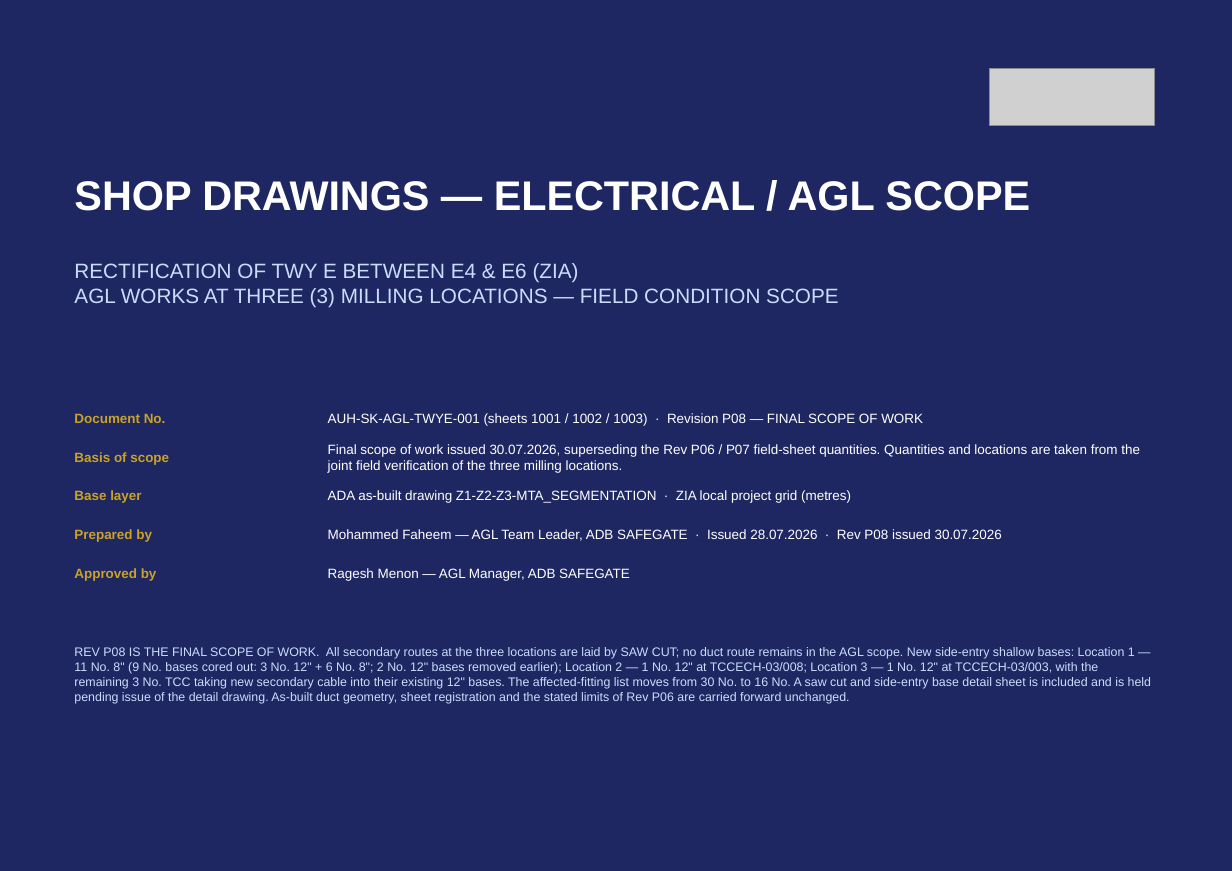
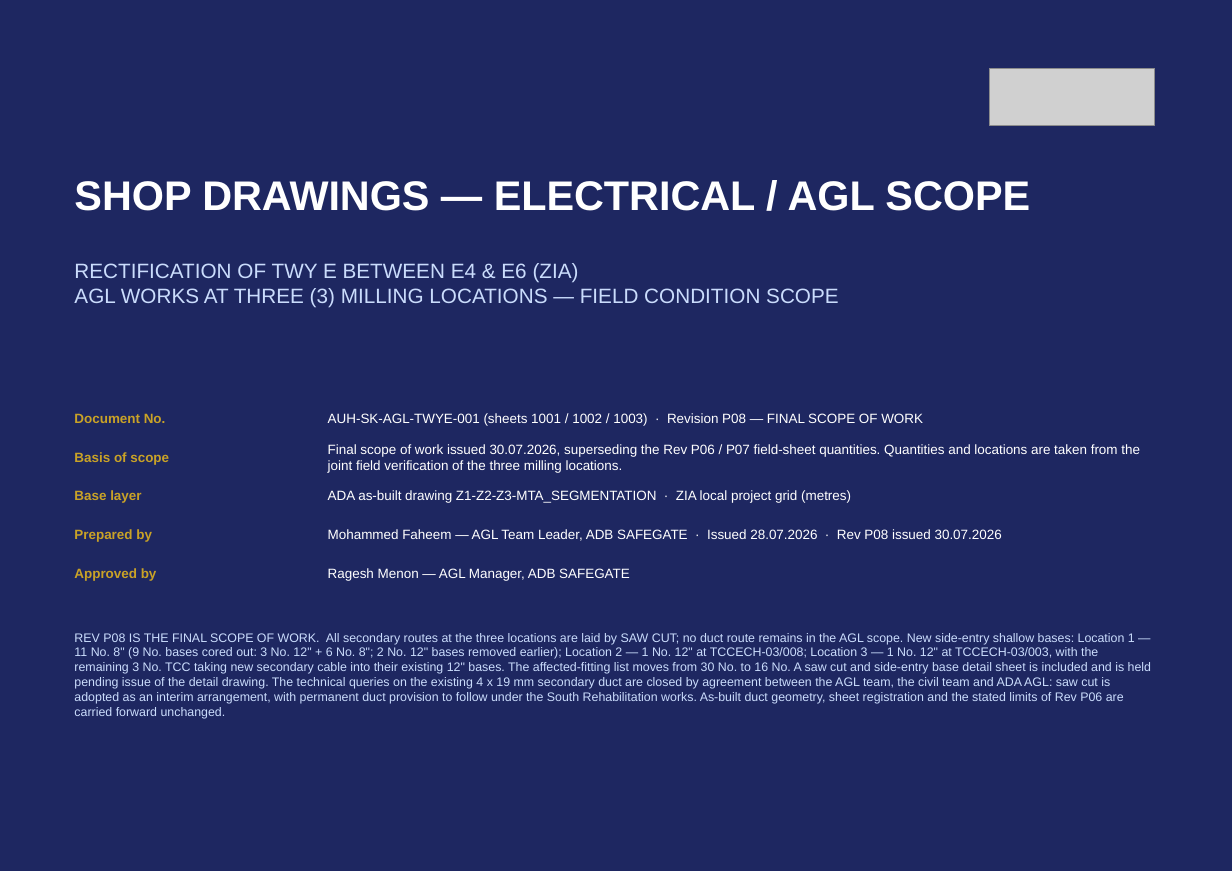
Before and after one commit to travisvn/awesome-claude-skills, a slide deck: slide 1 of skills/zia-mta-basemap/examples/twy-e-asbuilt-ducts/out/AUH-SK-AGL-TWYE-001 - TWY E Shop Drawings - ZIA Rev P08 FINAL.pptx. Drawn at 1232x871 pixels with LibreOffice and Linux fonts; fonts in the diff are those of the drawing; grey boxes stand for pictures. Boxes give left, top, right and bottom in pixels: in the first picture for what was removed or moved away, otherwise in the second. Text is boxed around its words. In the diff, an @@ line names an element or a change of style, - is before the commit and + after.

```diff
--- a/skills/zia-mta-basemap/examples/twy-e-asbuilt-ducts/out/AUH-SK-AGL-TWYE-001 - TWY E Shop Drawings - ZIA Rev P08 FINAL.pptx
+++ b/skills/zia-mta-basemap/examples/twy-e-asbuilt-ducts/out/AUH-SK-AGL-TWYE-001 - TWY E Shop Drawings - ZIA Rev P08 FINAL.pptx
@@ text at [74,633,1151,719]: text changed @@
-REV P08 IS THE FINAL SCOPE OF WORK. All secondary routes at the three locations are laid by SAW CUT; no duct route remains in the AGL scope. New side-entry shallow bases: Location 1 — 11 No. 8" (9 No. bases cored out: 3 No. 12" + 6 No. 8"; 2 No. 12" bases removed earlier); Location 2 — 1 No. 12" at TCCECH-03/008; Location 3 — 1 No. 12" at TCCECH-03/003, with the remaining 3 No. TCC taking new secondary cable into their existing 12" bases. The affected-fitting list moves from 30 No. to 16 No. A saw cut and side-entry base detail sheet is included and is held pending issue of the detail drawing. As-built duct geometry, sheet registration and the stated limits of Rev P06 are carried forward unchanged.
+REV P08 IS THE FINAL SCOPE OF WORK. All secondary routes at the three locations are laid by SAW CUT; no duct route remains in the AGL scope. New side-entry shallow bases: Location 1 — 11 No. 8" (9 No. bases cored out: 3 No. 12" + 6 No. 8"; 2 No. 12" bases removed earlier); Location 2 — 1 No. 12" at TCCECH-03/008; Location 3 — 1 No. 12" at TCCECH-03/003, with the remaining 3 No. TCC taking new secondary cable into their existing 12" bases. The affected-fitting list moves from 30 No. to 16 No. A saw cut and side-entry base detail sheet is included and is held pending issue of the detail drawing. The technical queries on the existing 4 x 19 mm secondary duct are closed by agreement between the AGL team, the civil team and ADA AGL: saw cut is adopted as an interim arrangement, with permanent duct provision to follow under the South Rehabilitation works. As-built duct geometry, sheet registration and the stated limits of Rev P06 are carried forward unchanged.
```
Also in this commit, not shown: 3 other slides changed, 2 other files.
